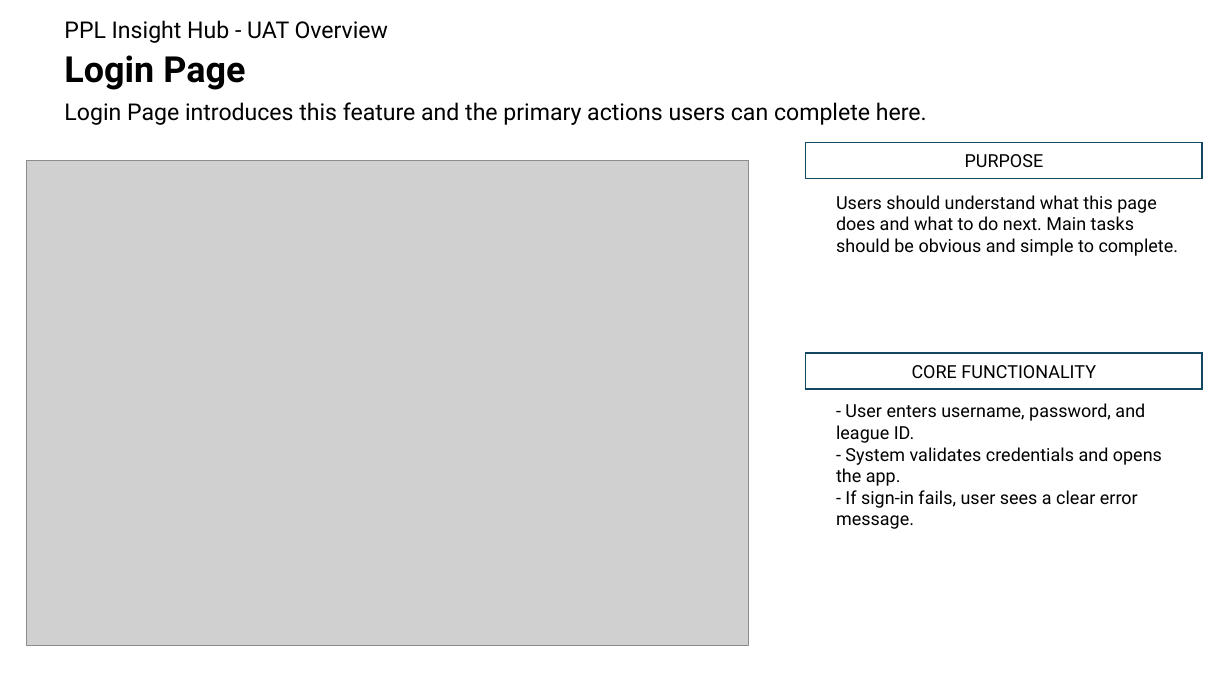
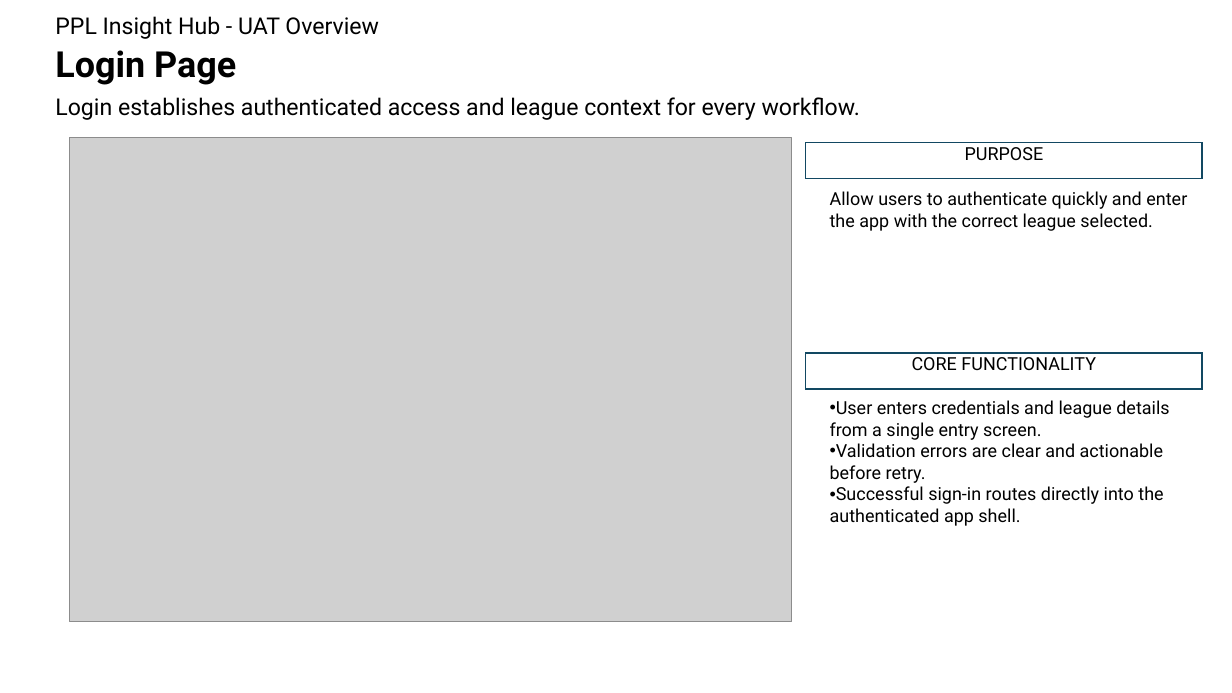
Before and after one commit to NPGrant81/fantasy-football-pi, a slide deck: slide 4 of docs/uat/uat_overview.pptx. Drawn at 1232x693 pixels with LibreOffice and Linux fonts; fonts in the diff are those of the drawing; grey boxes stand for pictures. Boxes give left, top, right and bottom in pixels: in the first picture for what was removed or moved away, otherwise in the second. Text is boxed around its words. In the diff, an @@ line names an element or a change of style, - is before the commit and + after.

```diff
--- a/docs/uat/uat_overview.pptx
+++ b/docs/uat/uat_overview.pptx
@@ text "PPL Insight Hub - UAT ...": place and size @@
-text "PPL Insight Hub - UAT ..." at [64, 20, 389, 43]
+text "PPL Insight Hub - UAT ..." at [55, 16, 379, 39]
@@ text "Login Page": place and size @@
-text "Login Page" at [64, 55, 245, 90]
+text "Login Page" at [55, 50, 236, 85]
@@ text at [55, 97, 860, 120]: text changed @@
-Login Page introduces this feature and the primary actions users can complete here.
+Login establishes authenticated access and league context for every workflow.
@@ picture: place and size @@
-picture at [27, 161, 750, 645]
+picture at [69, 138, 792, 622]
@@ rectangle "PURPOSE" at [806, 142, 1202, 178]: vertical alignment middle to top @@
@@ text at [830, 191, 1187, 231]: text changed @@
-Users should understand what this page does and what to do next. Main tasks should be obvious and simple to complete.
+Allow users to authenticate quickly and enter the app with the correct league selected.
@@ rectangle "CORE FUNCTIONALITY" at [806, 353, 1202, 389]: vertical alignment middle to top @@
@@ text at [830, 400, 1169, 526]: text changed @@
-- User enters username, password, and league ID.
-- System validates credentials and opens the app.
-- If sign-in fails, user sees a clear error message.
+• User enters credentials and league details from a single entry screen.
+• Validation errors are clear and actionable before retry.
+• Successful sign-in routes directly into the authenticated app shell.
```
Also in this commit, not shown: 24 other slides changed, 8 slides added, 3 other files.
